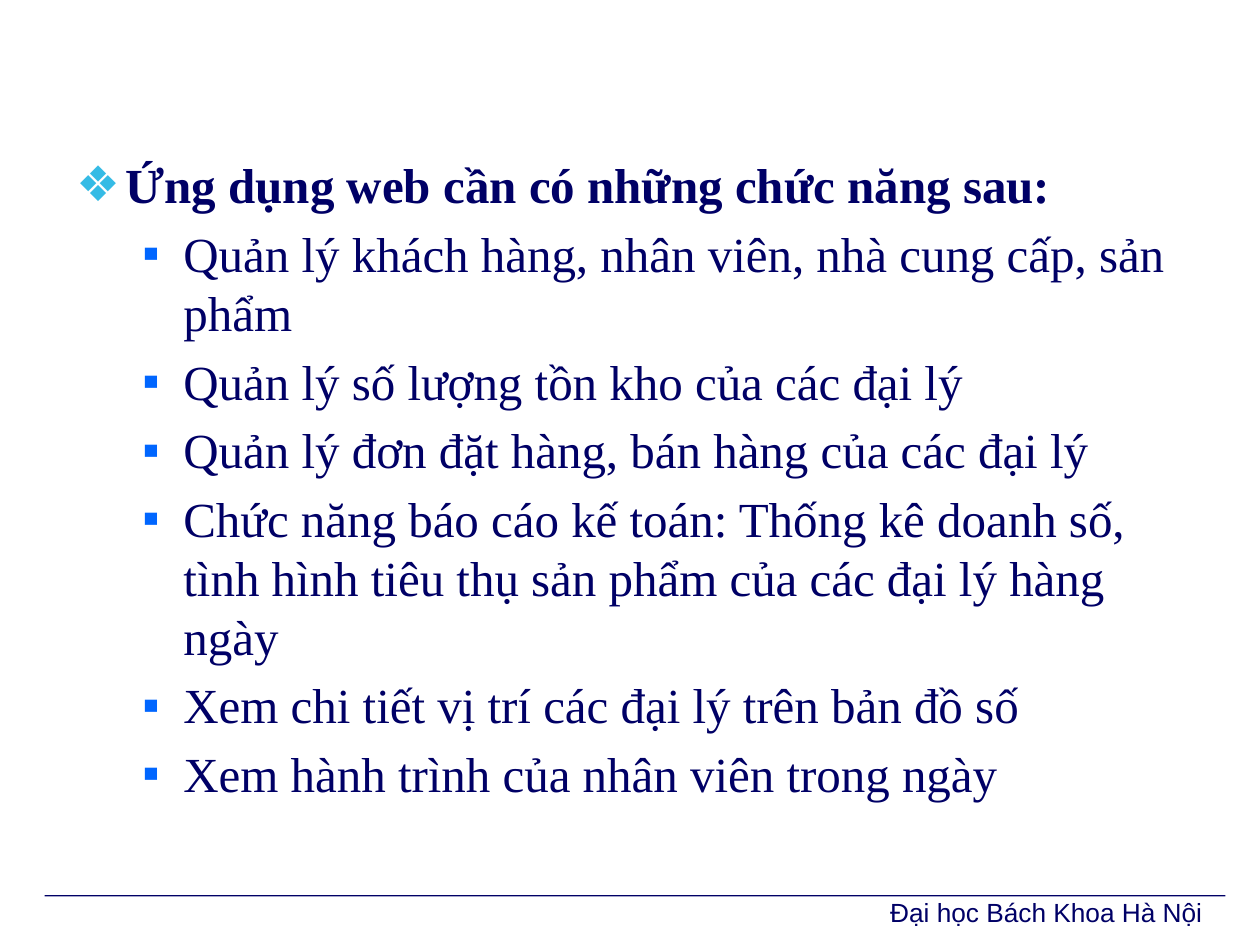
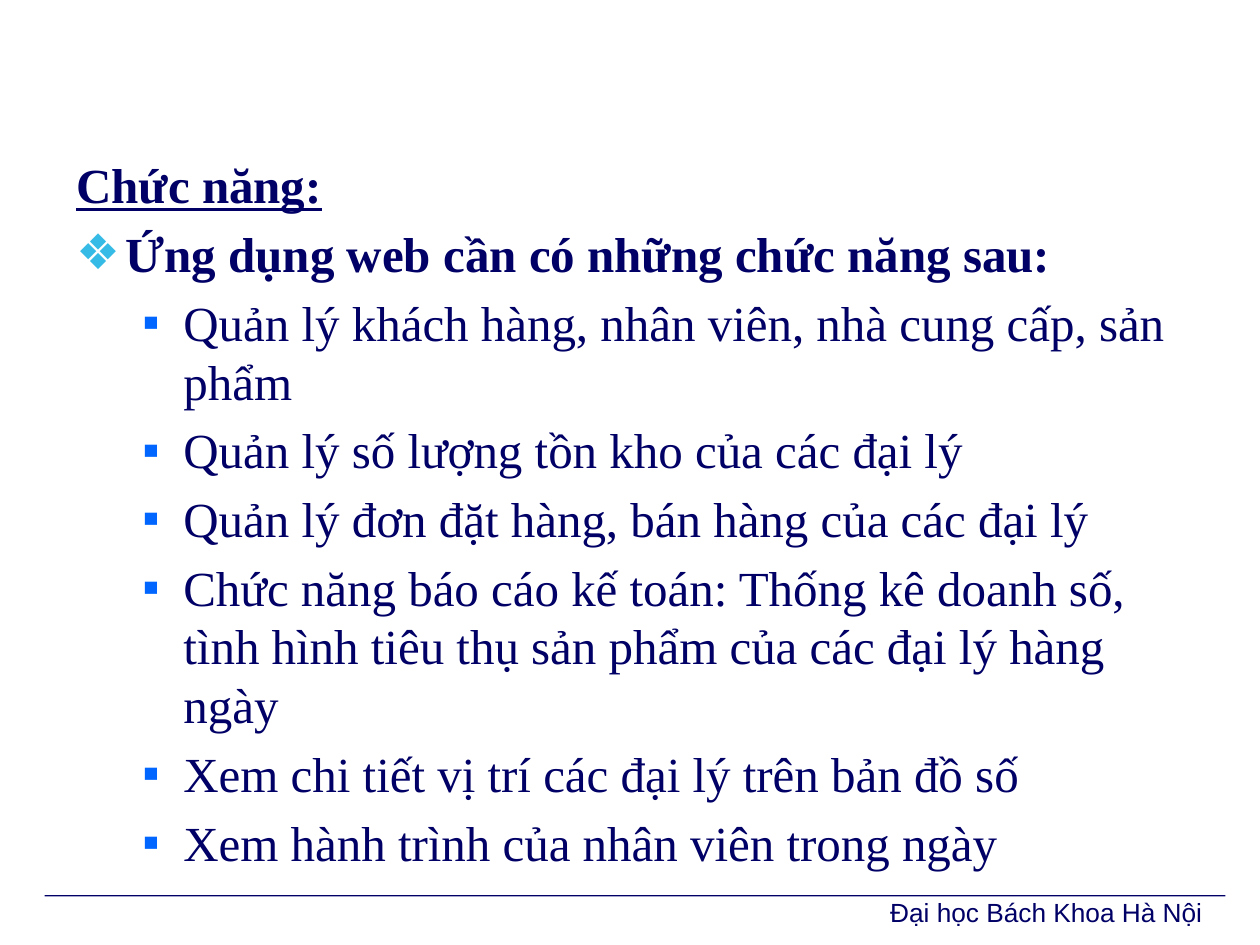
Before and after one commit to PhoenixNguyen/Graduate_Project, a slide deck: slide 10 of Report/BaoVe/TrinhDien/Slide.pptx. Drawn at 1260x945 pixels with LibreOffice and Linux fonts; fonts in the diff are those of the drawing; background and template pictures are left out. Boxes give left, top, right and bottom in pixels: in the first picture for what was removed or moved away, otherwise in the second. Text is boxed around its words. In the diff, an @@ line names an element or a change of style, - is before the commit and + after.

```diff
--- a/Report/BaoVe/TrinhDien/Slide.pptx
+++ b/Report/BaoVe/TrinhDien/Slide.pptx
@@ text at (x1=76, y1=168, x2=322, y2=213): paragraph added @@
+Chức năng:
```
Also in this commit, not shown: 5 other slides changed, 1 other file.
